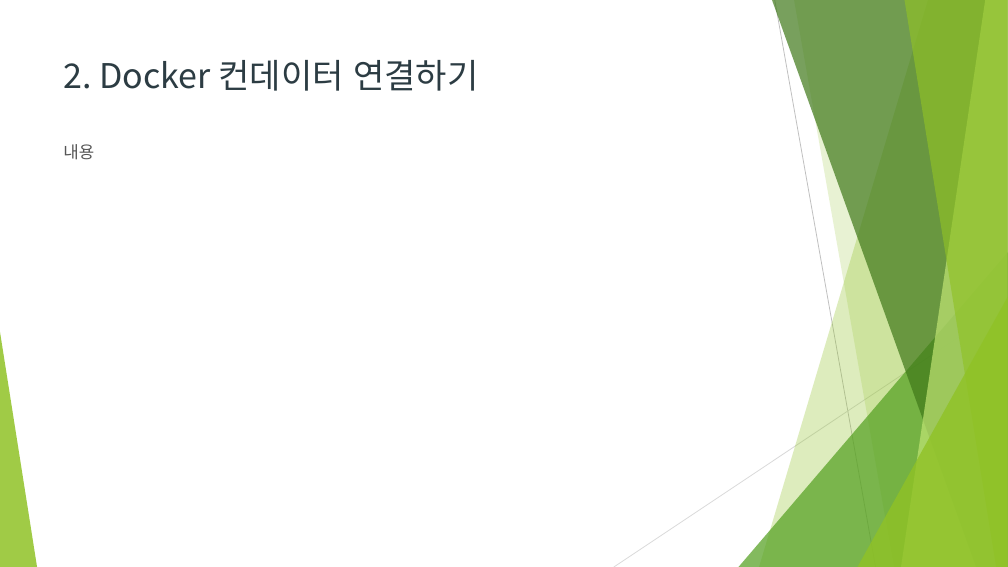
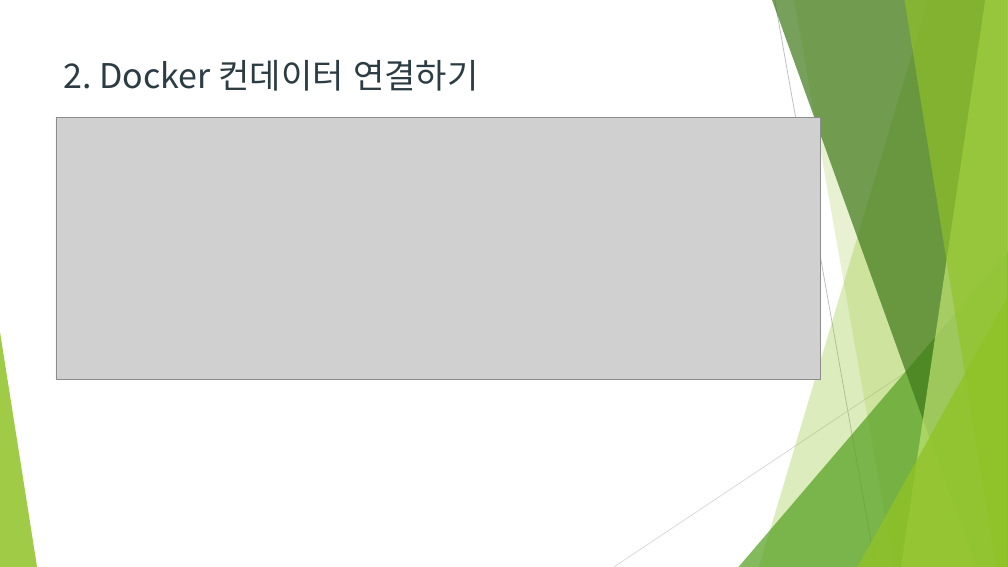
Before and after one commit to Heechul90/Docker, a slide deck: slide 17 of study/06. Docker 좀더 활용하기/Docker 좀더 활용하기.pptx (slide 4 before the commit). Drawn at 1008x567 pixels with LibreOffice and Linux fonts; fonts in the diff are those of the drawing; grey boxes stand for pictures. Boxes give left, top, right and bottom in pixels: in the first picture for what was removed or moved away, otherwise in the second. Text is boxed around its words. In the diff, an @@ line names an element or a change of style, - is before the commit and + after.

Commit message:
docker

```diff
--- a/study/06. Docker 좀더 활용하기/Docker 좀더 활용하기.pptx
+++ b/study/06. Docker 좀더 활용하기/Docker 좀더 활용하기.pptx
@@ picture added at [56,117,821,379] @@
@@ text removed at [63,144,94,160] @@
-내용
```
Also in this commit, not shown: 7 other slides changed, 28 slides added, 2 other files.
